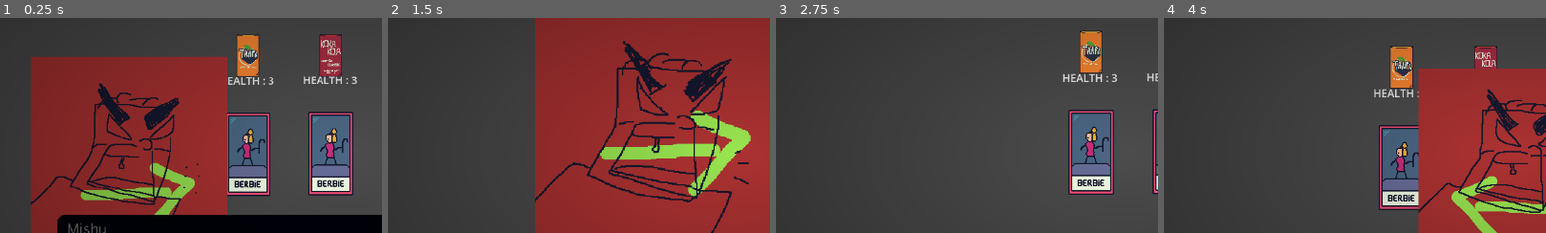
Above: before the commit, frames 1-4 (left to right).
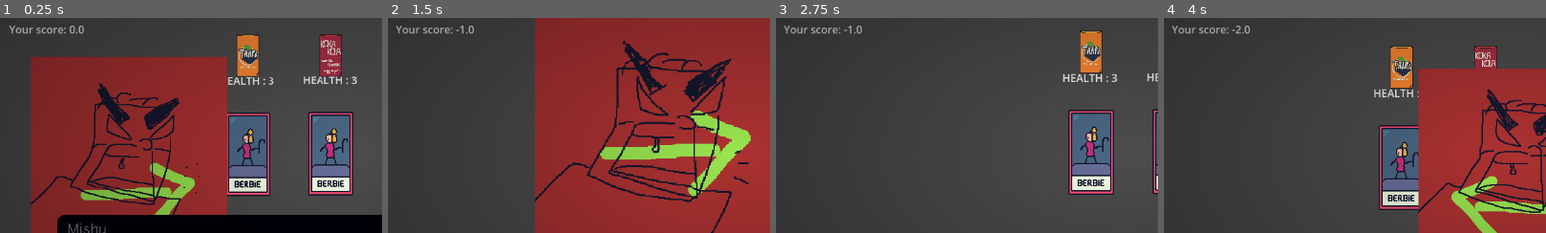
Above: after the commit, the same moments.

Repository: HelpMeFindAUsername/RIFTB
Game: Godot game, scene res://Scenes/2D/Main/main.tscn
Same seed, same stepped clock (60 frames per second), same inputs: the game is played once before the commit and once after it. The engine's default icon, where the game draws it, is replaced by a stand-in: a white triangle on a blue panel in a dark square.
Inputs (mouse positions are % of the whole screen's width and height, from its top left):
- Up to frame 1 (0.25 s): no input
- Up to frame 2 (1.5 s): move the mouse to (50, 9) at 0.52 s; click (50, 9) at 0.6 s; move the mouse to (50, 91) at 1.27 s; right-click (50, 91) at 1.35 s; click (50, 91) at 1.42 s
- Up to frame 3 (2.75 s): move the mouse to (3, 50) at 2.02 s; click (3, 50) at 2.1 s
- Up to frame 4 (4 s): move the mouse to (97, 48) at 2.77 s; right-click (97, 48) at 2.85 s; click (97, 48) at 2.92 s; move the mouse to (50, 33) at 3.52 s; click (50, 33) at 3.6 s
The pictures show only the part of the screen within x 5-55%, y 18-68%; the shares and areas given below are measured in that part.

The runs differ from the first frame. In frame 1, 0.3% of the frame differs, in the area x 2-22%, y 3-8%; in frame 2, 0.3%; in frame 3, 0.3%; in frame 4, 0.3%.

Commit message:
Point System

Diff:
--- a/Resources/Global_Variables.gd
+++ b/Resources/Global_Variables.gd
@@ -1,6 +1,6 @@
 extends Node
 
-var player_score : int = 0
+var player_score : float = 0
 
 var player_combo: int = 0
 
@@ -11,6 +11,8 @@
 var spotted : bool = false
 
 var is_talking : bool = true
+
+var hit : bool = false
 
 var debug_dialogue_path = "res://Resources/Dialogues/placeholder.json"
 var dialogue_path = "res://Resources/Dialogues/placeholder.json"
--- a/Scenes/2D/Main/camera.tscn
+++ b/Scenes/2D/Main/camera.tscn
@@ -1,7 +1,8 @@
-[gd_scene load_steps=8 format=3 uid="uid://dsgqh8mqbjihe"]
+[gd_scene load_steps=9 format=3 uid="uid://dsgqh8mqbjihe"]
 
 [ext_resource type="Texture2D" uid="uid://60gmhj82ueix" path="res://icon.svg" id="1_e20cu"]
 [ext_resource type="Script" uid="uid://bo51r53d80fyk" path="res://Scripts/camera_2d.gd" id="1_w55bj"]
+[ext_resource type="Script" uid="uid://c1wdncwlg2a2s" path="res://Scenes/2D/Main/pointsDisplay.gd" id="3_j0yne"]
 
 [sub_resource type="RectangleShape2D" id="RectangleShape2D_j0yne"]
 size = Vector2(1458, 237.5)
@@ -109,6 +110,15 @@
 vertical_alignment = 1
 script = SubResource("GDScript_a4kck")
 
+[node name="Points" type="Label" parent="CanvasLayer"]
+offset_top = 76.0
+offset_right = 249.0
+offset_bottom = 197.0
+text = "Your score: "
+horizontal_alignment = 1
+vertical_alignment = 1
+script = ExtResource("3_j0yne")
+
 [connection signal="mouse_entered" from="CanvasLayer/Strong_Movements/Up_Move" to="Camera2D" method="_on_up_move_mouse_entered"]
 [connection signal="mouse_exited" from="CanvasLayer/Strong_Movements/Up_Move" to="Camera2D" method="_on_up_move_mouse_exited"]
 [connection signal="mouse_entered" from="CanvasLayer/Strong_Movements/Down_Move" to="Camera2D" method="_on_down_move_mouse_entered"]
--- a/Scenes/2D/Main/main.tscn
+++ b/Scenes/2D/Main/main.tscn
@@ -56,3 +56,4 @@
 volume_db = -37.477
 
 [node name="PauseMenu" parent="." instance=ExtResource("7_cuaqk")]
+visible = false
--- /dev/null
+++ b/Scenes/2D/Main/pointsDisplay.gd
@@ -0,0 +1,4 @@
+extends Label
+
+func _process(_delta):
+	text = "Your score: " + str(Global.player_score)
--- a/Scripts/Target/target.gd
+++ b/Scripts/Target/target.gd
@@ -2,7 +2,7 @@
 
 var target_entered : bool = false
 @export var health : int = 1
-@export var points_assigned : int = 1
+@export var points_assigned : float = 1
 @export var is_prize : bool = false
 @onready var animation_player = $AnimationPlayer
 @onready var target = $".."
@@ -18,6 +18,7 @@
 func _input(event):
 	if event is InputEventMouseButton and event.button_index == MOUSE_BUTTON_LEFT:
 		if target_entered:
+			Global.hit = true
 			if event.pressed:
 				var bullet_hole_instance = bullet_hole.instantiate()
 				bullet_hole_instance.position = get_local_mouse_position()
@@ -26,12 +27,12 @@
 				if health > 0:
 					print("TARGET HIT")
 					health -= 1
-					Global.player_score += 1
+					Global.player_score += points_assigned
 
 				if health <= 0:
 					print("TARGET DESTROYED")
 					health -= 1
-					Global.player_score += points_assigned
+					Global.player_score += points_assigned/2
 
 				if health <= -3:
 					print("TARGET FUCKED UP")
@@ -45,6 +46,7 @@
 					if Global.is_looking and is_prize:
 						Global.spotted = true
 
+	Global.hit = false
 
 
 func _process(_delta):
--- a/Scripts/fucker.gd
+++ b/Scripts/fucker.gd
@@ -9,9 +9,10 @@
 		if event.pressed:
 			if entered_hit:
 				print("HIT FUCKER")
-			if entered_graze and !entered_hit:
+				Global.player_score -= 1
+			elif entered_graze and Global.hit:
 				print("GRAZED FUCKER")
-
+				Global.player_score += 0.5
 
 #GRAZE ENTERED / EXITED
 func _on_fucker_graze_hitbox_mouse_entered():
Not shown, added: Scenes/2D/Main/pointsDisplay.gd.uid
